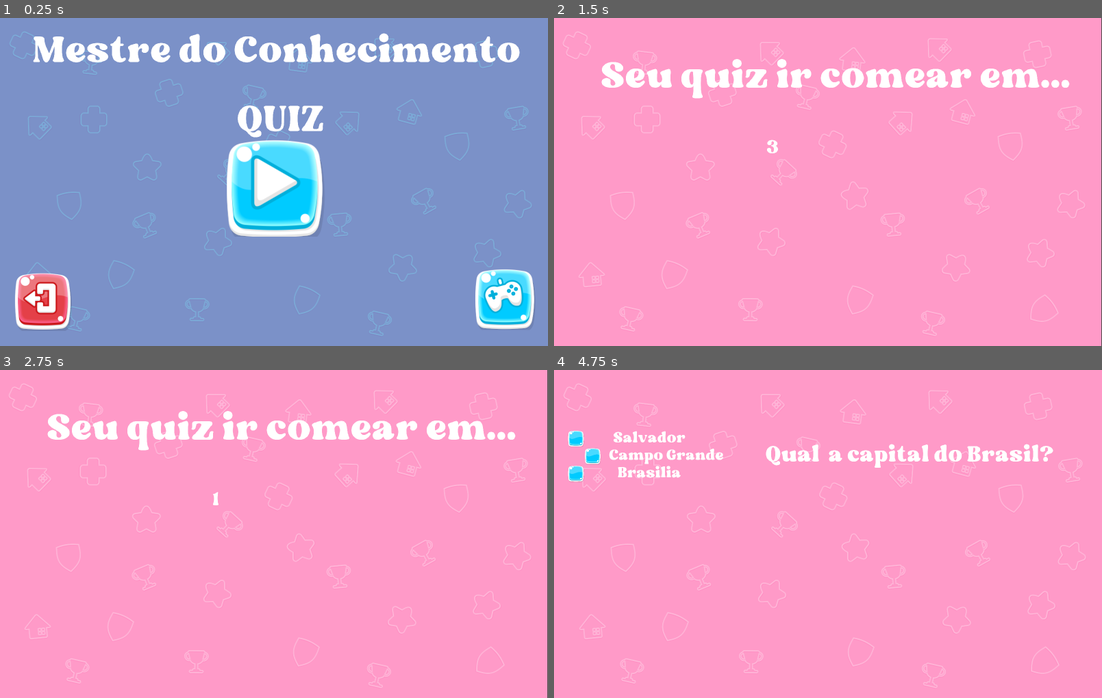
Above: before the commit, frames 1-4 (two rows, left to right).
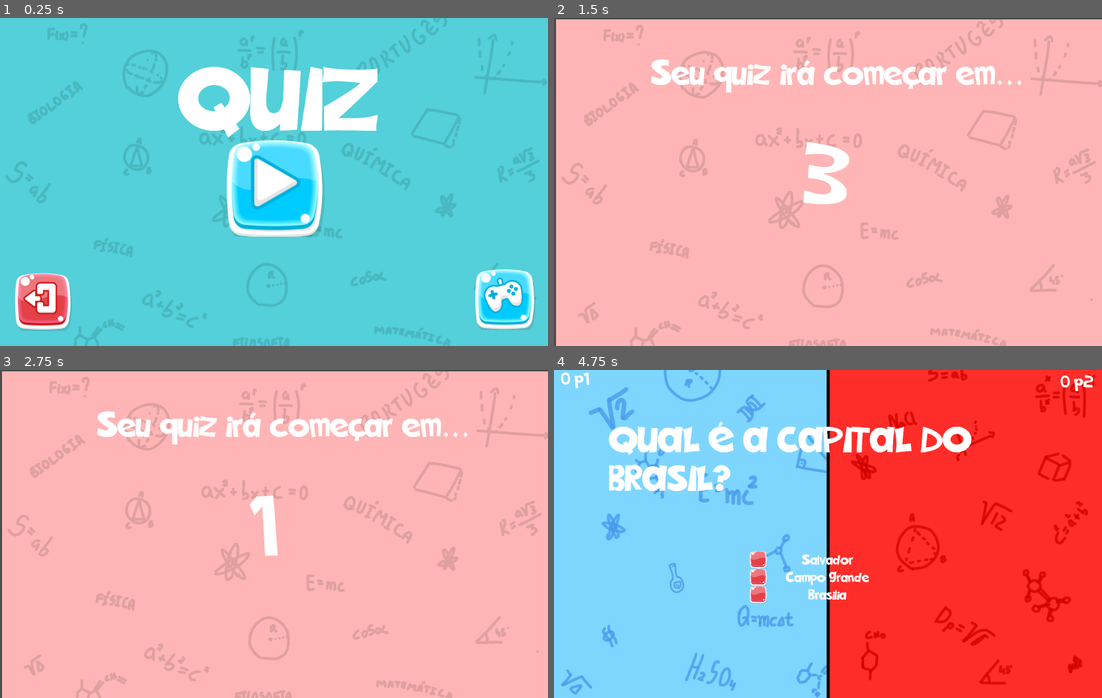
Above: after the commit, the same moments.

Repository: LabirasIFPI/Quiz-SKAR
Game: Godot game, scene res://Cenas/Menu.tscn
Same seed, same stepped clock (60 frames per second), same inputs: the game is played once before the commit and once after it.
Inputs (mouse positions are in pixels of both pictures, inside the frame that each line leads up to):
- Up to frame 1 (0.25 s): no input
- Up to frame 2 (1.5 s): click (833, 188) at 0.5 s; tap Enter at 1.25 s; hold Page Up (ui_page_up) from 1.28 s (still down); tap 1 (JogadorAzul, bound only after the commit) at 1.35 s
- Up to frame 3 (2.75 s): tap 2 (JogadorVermelho, bound only after the commit) at 1.55, 2.1 s; tap Space at 2 s; release Page Up (ui_page_up) at 2.03 s; tap 1 (JogadorAzul, bound only after the commit) at 2.3 s
- Up to frame 4 (4.75 s): hold Page Up (ui_page_up) 2.78-4.28 s; tap 1 (JogadorAzul, bound only after the commit) at 2.85, 3.8, 4.35 s; tap 2 (JogadorVermelho, bound only after the commit) at 3.05, 3.6, 4.55 s; tap Enter at 3.5 s; tap Space at 4.25 s

The runs differ from the first frame. In frame 1, 91% of the frame differs, in the area x 0-100%, y 0-100%; in frame 2, 98%; in frame 3, 98%; in frame 4, 100%.

Commit message:
adicionei novos b.g., comentário e idealização do funcionamento de pontos

Diff:
--- a/Cenas/Aviso.tscn
+++ b/Cenas/Aviso.tscn
@@ -1,39 +1,44 @@
 [gd_scene load_steps=6 format=2]
 
 [ext_resource path="res://Códigos/ sobre_avisos.gd" type="Script" id=1]
-[ext_resource path="res://Assets/Fontes/matolha/Matolha-Regular.ttf" type="DynamicFontData" id=2]
-[ext_resource path="res://Assets/FreeGUI/png/BG.png" type="Texture" id=3]
+[ext_resource path="res://Assets/Fontes/tmj_by_mallagueta_pepper-d62rr8r.ttf" type="DynamicFontData" id=2]
+[ext_resource path="res://Assets/FreeGUI/png/bg_branco.jpeg" type="Texture" id=3]
 
 [sub_resource type="DynamicFont" id=3]
 size = 200
 font_data = ExtResource( 2 )
 
 [sub_resource type="DynamicFont" id=2]
-size = 100
+size = 500
 font_data = ExtResource( 2 )
 
 [node name="Aviso" type="Node2D"]
 script = ExtResource( 1 )
 
 [node name="Bg" type="Sprite" parent="."]
-position = Vector2( 1496, 900 )
+self_modulate = Color( 1, 0.713726, 0.713726, 1 )
+position = Vector2( 1511, 908 )
 texture = ExtResource( 3 )
 
 [node name="aviso" type="Label" parent="."]
-margin_left = 255.0
-margin_top = 140.0
-margin_right = 2827.0
-margin_bottom = 516.0
+margin_left = 531.0
+margin_top = 200.0
+margin_right = 2577.0
+margin_bottom = 409.0
 custom_fonts/font = SubResource( 3 )
 text = "Seu quiz irá começar em..."
 
 [node name="tempo_label" type="Label" parent="."]
-margin_left = 1163.0
-margin_top = 621.0
-margin_right = 1738.0
-margin_bottom = 851.0
+margin_left = 1364.0
+margin_top = 601.0
+margin_right = 3300.0
+margin_bottom = 1123.0
+mouse_default_cursor_shape = 6
+size_flags_vertical = 6
+size_flags_stretch_ratio = 0.0
 custom_fonts/font = SubResource( 2 )
-text = "contagem"
+text = "0"
+valign = 2
 
 [node name="Timer" type="Timer" parent="."]
 
--- a/Cenas/Menu.tscn
+++ b/Cenas/Menu.tscn
@@ -1,15 +1,16 @@
 [gd_scene load_steps=9 format=2]
 
-[ext_resource path="res://Assets/FreeGUI/png/BG.png" type="Texture" id=1]
+[ext_resource path="res://Assets/FreeGUI/png/bg_branco.jpeg" type="Texture" id=1]
 [ext_resource path="res://Códigos/Menu.gd" type="Script" id=2]
 [ext_resource path="res://Assets/FreeGUI/png/Button.png" type="Texture" id=3]
 [ext_resource path="res://Assets/FreeGUI/png/out.png" type="Texture" id=4]
-[ext_resource path="res://Assets/Fontes/matolha/Matolha-Regular.ttf" type="DynamicFontData" id=5]
+[ext_resource path="res://Assets/Fontes/tmj_by_mallagueta_pepper-d62rr8r.ttf" type="DynamicFontData" id=5]
 [ext_resource path="res://Assets/FreeGUI/png/tutorial.png" type="Texture" id=6]
 [ext_resource path="res://Assets/FreeGUI/png/playblue.png" type="Texture" id=7]
 
 [sub_resource type="DynamicFont" id=1]
-size = 200
+size = 500
+extra_spacing_space = 1
 font_data = ExtResource( 5 )
 
 [node name="Menu" type="Node2D"]
@@ -19,7 +20,7 @@
 }
 
 [node name="Back" type="TextureRect" parent="."]
-self_modulate = Color( 0.486275, 0.941176, 1, 1 )
+self_modulate = Color( 0.329412, 0.819608, 0.854902, 1 )
 margin_right = 40.0
 margin_bottom = 40.0
 texture = ExtResource( 1 )
@@ -62,12 +63,12 @@
 region_rect = Rect2( 2000, 520, 325, 225 )
 
 [node name="Titulo" type="Label" parent="."]
-margin_left = 176.0
-margin_right = 2850.0
-margin_bottom = 755.0
+margin_left = 850.0
+margin_top = 200.0
+margin_right = 2068.0
+margin_bottom = 722.0
 custom_fonts/font = SubResource( 1 )
-text = "Mestre do Conhecimento
-                            QUIZ"
+text = " QUIZ"
 
 [connection signal="pressed" from="Botoẽs/iniciar" to="." method="_on_iniciar_pressed"]
 [connection signal="pressed" from="Botoẽs/fechar" to="." method="_on_fechar_pressed"]
--- a/Cenas/QuizMain.tscn
+++ b/Cenas/QuizMain.tscn
@@ -1,12 +1,20 @@
-[gd_scene load_steps=6 format=2]
+[gd_scene load_steps=8 format=2]
 
 [ext_resource path="res://Códigos/QuizMain.gd" type="Script" id=1]
-[ext_resource path="res://Assets/Fontes/matolha/Matolha-Regular.ttf" type="DynamicFontData" id=2]
-[ext_resource path="res://Assets/FreeGUI/png/BG.png" type="Texture" id=3]
-[ext_resource path="res://Assets/FreeGUI/png/Buotoes/Button_empty_blue.png" type="Texture" id=4]
+[ext_resource path="res://Assets/Fontes/tmj_by_mallagueta_pepper-d62rr8r.ttf" type="DynamicFontData" id=2]
+[ext_resource path="res://Assets/FreeGUI/png/bg2.jpeg" type="Texture" id=3]
+[ext_resource path="res://Assets/FreeGUI/png/eptyred.png" type="Texture" id=4]
 
 [sub_resource type="DynamicFont" id=1]
-size = 120
+size = 200
+font_data = ExtResource( 2 )
+
+[sub_resource type="DynamicFont" id=2]
+size = 100
+font_data = ExtResource( 2 )
+
+[sub_resource type="DynamicFont" id=3]
+size = 100
 font_data = ExtResource( 2 )
 
 [node name="QuizMain" type="Node2D"]
@@ -47,15 +55,33 @@
 expand_icon = true
 
 [node name="Pergutas_teste" type="Label" parent="."]
-margin_left = 1157.0
-margin_top = 356.0
-margin_right = 1854.0
-margin_bottom = 583.0
+margin_left = 300.0
+margin_top = 284.0
+margin_right = 2700.0
+margin_bottom = 493.0
 custom_fonts/font = SubResource( 1 )
 text = "perguntas"
+autowrap = true
+uppercase = true
 
 [node name="Options" type="Node2D" parent="."]
 
 [node name="TLPR" type="Timer" parent="."]
 
+[node name="pontos_p1" type="Label" parent="."]
+margin_left = 38.0
+margin_top = -4.0
+margin_right = 336.0
+margin_bottom = 116.0
+custom_fonts/font = SubResource( 2 )
+text = "0 p1"
+
+[node name="pontos_p2" type="Label" parent="."]
+margin_left = 2773.0
+margin_top = 12.0
+margin_right = 3067.0
+margin_bottom = 150.0
+custom_fonts/font = SubResource( 3 )
+text = "0 p2"
+
 [connection signal="timeout" from="TLPR" to="." method="_on_TLPR_timeout"]
--- a/Cenas/alternativa.gd
+++ b/Cenas/alternativa.gd
@@ -4,3 +4,7 @@
 
 func _ready() -> void:
 	pass # Replace with function body.
+
+
+func _on_op_1_pressed():
+	pass # Replace with function body.
--- a/Cenas/alternativa.tscn
+++ b/Cenas/alternativa.tscn
@@ -1,7 +1,7 @@
 [gd_scene load_steps=5 format=2]
 
-[ext_resource path="res://Assets/Fontes/matolha/Matolha-Regular.ttf" type="DynamicFontData" id=1]
-[ext_resource path="res://Assets/FreeGUI/png/Buotoes/Button_empty_blue.png" type="Texture" id=2]
+[ext_resource path="res://Assets/Fontes/tmj_by_mallagueta_pepper-d62rr8r.ttf" type="DynamicFontData" id=1]
+[ext_resource path="res://Assets/FreeGUI/png/eptyred.png" type="Texture" id=2]
 [ext_resource path="res://Cenas/alternativa.gd" type="Script" id=3]
 
 [sub_resource type="DynamicFont" id=2]
@@ -13,10 +13,10 @@
 anchor_top = 0.5
 anchor_right = 0.5
 anchor_bottom = 0.5
-margin_left = -222.0
-margin_top = -75.5
-margin_right = 222.0
-margin_bottom = 75.5
+margin_left = -1254.0
+margin_top = 300.0
+margin_right = -660.0
+margin_bottom = 451.0
 custom_fonts/font = SubResource( 2 )
 text = "ALTERNATIVA"
 align = 1
@@ -27,10 +27,12 @@
 anchor_top = 0.5
 anchor_right = 0.5
 anchor_bottom = 0.5
-margin_left = -458.0
-margin_top = -53.0
-margin_right = -350.0
-margin_bottom = 53.0
+margin_left = -434.0
+margin_top = -88.5
+margin_right = -326.0
+margin_bottom = 17.5
 icon = ExtResource( 2 )
 flat = true
 expand_icon = true
+
+[connection signal="pressed" from="op_1" to="." method="_on_op_1_pressed"]
--- /dev/null
+++ b/Códigos/Global.gd
@@ -0,0 +1,14 @@
+extends Node
+#Muda quando um botão de alternativa for pressionado
+var respondeu
+#contagem de pontos do jogador 1 (azul)
+var pontos_p1 : = 0
+#contagem de pontos do jogador 2 (vermelho)
+var pontos_p2: = 0;
+# Quando o jogadro 1(azul) apertou o botão primeiro ==>vez de resposta
+var resp_p1 = 0
+#Quando o jogadro dois(red) apertou o botã primeiro ==>vez de resposta
+var resp_p2 = 0
+
+func _ready():
+	pass
--- a/Códigos/QuizMain.gd
+++ b/Códigos/QuizMain.gd
@@ -26,14 +26,76 @@
 			"Ravena"
 		]
 	},
+	{
+		"id": 3,
+		"question": "Qual das seguintes frases está correta quanto ao uso dos porquês?",
+		"options": [
+			"Eu não sei por que ele não veio.",
+			"Eu não sei porquê ele não veio.",
+			"Eu não sei por quê ele não veio.",
+			"Eu não sei porque ele não veio.",
+		]
+	},
+
+  {
+		"id": 4,
+		"question": "Qual é a raiz quadrada de 144?",
+		"options": [
+			"12",
+			"10",
+			"14",
+			"16"]
+
+  },
+  {
+		"id": 5,
+		"question": "Qual é o processo pelo qual as plantas convertem a luz solar em energia química?",
+		"options": [
+			"Fotossíntese",
+			"Respiração celular",
+			"Fermentação",
+			"Oxidação"]
+
+  },
+  {
+		"id": 6,
+		"question": "Qual período da história romana é marcado pelo governo de imperadores?",
+		"options": [
+			 "Império Romano",
+			"República Romana",
+			"Monarquia Romana",
+			"Era das Invasões Bárbaras"]
+
+  },
+  {
+		"id": 7,
+		"question": "Qual é o símbolo químico para o elemento oxigênio?",
+		"options": [
+			"O",
+			"Ox",
+			"Os",
+			"O2"]
+
+  },
+  {
+
+		"id": 8,
+		"question": "Qual é o nome dado à linha imaginária que divide a Terra em Hemisfério Oriental e Hemisfério Ocidental?",
+		"options": [
+			"Meridiano de Greenwich",
+			"Trópico de Câncer",
+			"Linha do Equador",
+			"Meridiano de Primeiro de Janeiro"]
+  },
 ]
+
 
 ## Dicionario de pergunta atualmente sendo exibido.
 var perguntaExibida = null;
 
 # Indice da pergunta atual
 var actualQuestionInd = 0;
-
+#Cena de alternativas
 onready var optionsNode = get_node("Options");
 
 onready var optionScene = preload("res://Cenas/alternativa.tscn");
@@ -51,6 +113,7 @@
 func atualizarExibicao():
 	# Atualiza pergunta
 	var _pergunta = perguntaExibida.question;
+	#@TODO apos acabar sessão de testess, mudar a spritename
 	var _questionLabel = get_node("Pergutas_teste");
 	_questionLabel.text = _pergunta;
 
@@ -60,6 +123,8 @@
 	var _optionsArray = [];
 
 	var _alternativas = perguntaExibida.options;
+	#Cria uma no va "estrutura" para casa alternativa(contem agora id e texto)
+	#Tem como obejetivo reconhecer a alternativa de posição 0, pois esta sempe é a correta
 	for i in range(len(_alternativas)):
 		var _optionDict = {
 			"id": i,
@@ -74,6 +139,7 @@
 		_optionsArray.shuffle();
 
 	# Instancia até 3 alternativas
+	#Assim é possivel que haja menos  de 3 alternativas, porém nunca será usado
 	for i in range(min(3, len(_optionsArray))):
 		var _thisOptionDict = _optionsArray[i];
 		var _opt = optionScene.instance();
@@ -81,7 +147,7 @@
 		_opt.optionID = _thisOptionDict.id;
 
 		# Definir posição de cada alternativa:
-		_opt.set_global_position(Vector2(300, 300 + i * 96));
+		_opt.set_global_position(Vector2(1200, 1000 + i * 96));
 		optionsNode.add_child(_opt);
 
 
@@ -98,9 +164,21 @@
 
 func _process(delta: float) -> void:
 	# Para fins de teste, avançar pergunta
-	if Input.is_action_just_pressed("ui_page_up"):
+	if Input.is_action_just_pressed("ui_page_up") and global.resp_p1 == 1:
 		actualQuestionInd += 1
 		gerarNovaPergunta()
+		#reseta as variavies de definição de recebimento dos pontos
+		global.pontos_p1 += 1
+		global.resp_p1 = 0;
+		global.resp_p2 = 0;
+	if Input.is_action_just_pressed("ui_page_up") and global.resp_p2 == 1:
+		actualQuestionInd += 1
+		gerarNovaPergunta()
+		#reseta as variavies de definição de recebimento dos pontos
+		global.pontos_p2 += 1
+		global.resp_p1 = 0;
+		global.resp_p2 = 0;
+	input_signal_players();
 
 
 func limparExibicao():
@@ -121,3 +199,13 @@
 
 func _on_TLPR_timeout() -> void:
 	pass # Replace with function body.
+
+#Para definir quem receberá pontos ao responder a pergunta(apertar em algum botão de alternativa)
+#Futuramente será quem enviar o sinal via wu-fi primero, por isso não foi colocado uma condiçao
+#de "impedimento" (esp ja tem) ==> @WILLDO
+func input_signal_players():
+	if Input.is_action_just_pressed("JogadorAzul"):
+		global.resp_p1 = 1
+
+	if Input.is_action_just_pressed("JogadorVermelho"):
+		global.resp_p2 = 1
--- a/project.godot
+++ b/project.godot
@@ -30,6 +30,10 @@
 run/main_scene="res://Cenas/Menu.tscn"
 config/icon="res://icon.png"
 
+[autoload]
+
+global="*res://Códigos/Global.gd"
+
 [display]
 
 window/size/width=3000
@@ -41,6 +45,19 @@
 
 common/drop_mouse_on_gui_input_disabled=true
 
+[input]
+
+JogadorAzul={
+"deadzone": 0.5,
+"events": [ Object(InputEventKey,"resource_local_to_scene":false,"resource_name":"","device":0,"alt":false,"shift":false,"control":false,"meta":false,"command":false,"pressed":false,"scancode":0,"physical_scancode":49,"unicode":0,"echo":false,"script":null)
+ ]
+}
+JogadorVermelho={
+"deadzone": 0.5,
+"events": [ Object(InputEventKey,"resource_local_to_scene":false,"resource_name":"","device":0,"alt":false,"shift":false,"control":false,"meta":false,"command":false,"pressed":false,"scancode":0,"physical_scancode":50,"unicode":0,"echo":false,"script":null)
+ ]
+}
+
 [physics]
 
 common/enable_pause_aware_picking=true
Binary file added: Assets/Fontes/marela.ttf
Binary file added: Assets/Fontes/tmj_by_mallagueta_pepper-d62rr8r.ttf
Binary file added: Assets/FreeGUI/png/bg2.jpeg
Not shown, added: Assets/FreeGUI/png/bg2.jpeg.import
Binary file added: Assets/FreeGUI/png/bg_branco.jpeg
Not shown, added: Assets/FreeGUI/png/bg_branco.jpeg.import
Not shown, added: Assets/Fontes/wild_monkeys-2/wild_monkeys.zip
